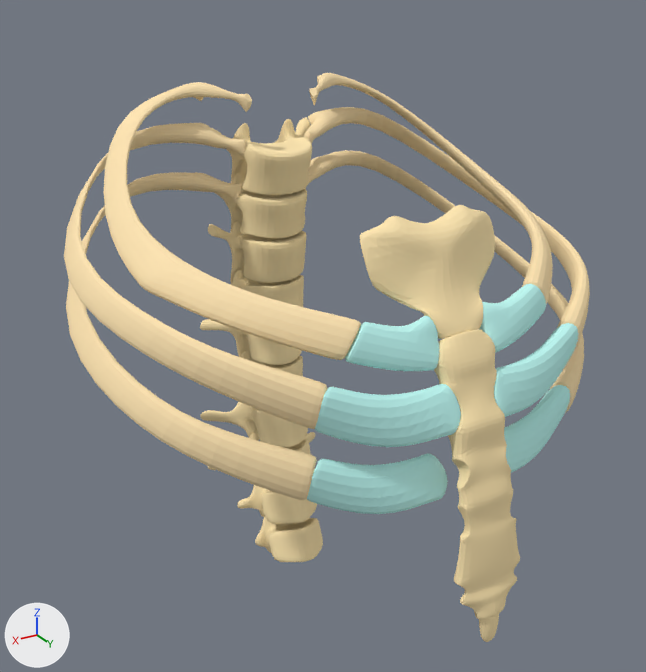
Before and after pictures for a commit that changed the Blender file TextBooks/Anatomy/RichContents/3D/FullHuman/FullHuman.blend.
The view is the same before and after, from a 50 mm lens placed at (1.49, 2.47, -0.97), pointed at (0.04, 0.04, -2.19). The lights are fixed; the arrows at lower left show +X, +Y and +Z.

Names of what the first picture shows: 'BodyOfSternum', 'Manubrium', 'Rib02', 'Rib02Cartilage', 'Rib03', 'Rib03Cartilage', 'Rib04', 'Rib04Cartilage', 'T03', 'T04', 'T05', 'T12'.
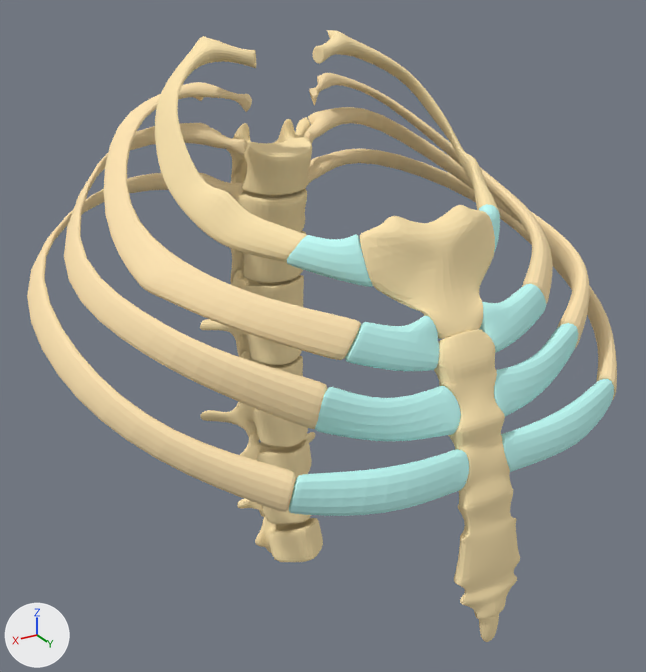
Commit message: correct 4th rib
the 4th rib was not completely in position so it was mended.

Where the change shows, as pixel boxes (x1, y1, x2, y2) in the pictures (646 x 672 px; the box of a moved part takes in the faces that stretch with it):
'Rib04', reshaped (14% wider)
    before: (66, 150, 584, 500)
    after: (27, 149, 617, 512)
'Rib04Cartilage', reshaped, moved (23% wider, 6% taller)
    before: (307, 385, 570, 514)
    after: (289, 379, 614, 516)
'Rib01', shown (beige)
    after: (155, 30, 499, 262)
'Rib01Cartilage', shown (cyan)
    after: (287, 204, 500, 287)
part 1 of me_circle_007, moved or reshaped
    before: (66, 157, 584, 500)
    after: (27, 150, 617, 512)

The change, as a diff of the scene's bpy script:
```diff
--- a/TextBooks/Anatomy/RichContents/3D/FullHuman/FullHuman.blend.py
+++ b/TextBooks/Anatomy/RichContents/3D/FullHuman/FullHuman.blend.py
@@ me_circle_007 @@
 # used by ob_rib04; location = (0.0, -0.309, -1.753); scale = (1.02, 1.02, 1.02)
-me_circle_007.from_pydata(...)  # 58 vertices, 57 faces; spans x -0.88..-0.102, y -0.314..1.013, z -0.597..0.091
+me_circle_007.from_pydata(...)  # 58 vertices, 57 faces; spans x -0.981..-0.102, y -0.314..1.093, z -0.545..0.091
+# me_circle_007 part 1: 20 of 58 vertices moved; they spanned x -0.88..-0.397, y 0.052..1.013, z -0.597..-0.199 and now span x -0.981..-0.514, y -0.055..1.093, z -0.545..-0.077; mean shift (-0.112, -0.017, 0.063); largest move (-0.85, 0.573, -0.411) -> (-0.981, 0.445, -0.332)
 me_circle_007.materials.append(mat_bone_004)
@@ me_circle_008 @@
 # used by ob_rib04cartilage; location = (0.0, 0.709, -2.284)
-me_circle_008.from_pydata(...)  # 28 vertices, 26 faces; spans x -0.494..-0.071, y -0.064..0.115, z -0.175..0.085
+me_circle_008.from_pydata(...)  # 28 vertices, 26 faces; spans x -0.594..-0.055, y -0.034..0.138, z -0.126..0.064
+# me_circle_008 part 2: 28 of 28 vertices moved; they spanned x -0.494..-0.071, y -0.064..0.115, z -0.175..0.085 and now span x -0.594..-0.055, y -0.034..0.138, z -0.126..0.064; mean shift (-0.026, 0.021, 0.001); largest move (-0.405, -0.048, 0.07) -> (-0.526, -0.034, 0.025)
 me_circle_008.materials.append(mat_cartilage_003)
@@ ob_rib01 @@
 _m = ob_rib01.modifiers.new('Subsurf', 'SUBSURF')
 _m.levels = 2
-ob_rib01.hide_viewport = True
@@ ob_rib01cartilage @@
 _m = ob_rib01cartilage.modifiers.new('Subsurf', 'SUBSURF')
 _m.levels = 2
-ob_rib01cartilage.hide_viewport = True
@@ ob_rib04cartilage @@
 ob_rib04cartilage = bpy.data.objects.new('Rib04Cartilage', me_circle_008)
-ob_rib04cartilage.location = (0.0, 0.709, -2.284)
+ob_rib04cartilage.location = (0.0, 0.773, -2.228)
 _m = ob_rib04cartilage.modifiers.new('Mirror', 'MIRROR')
```
